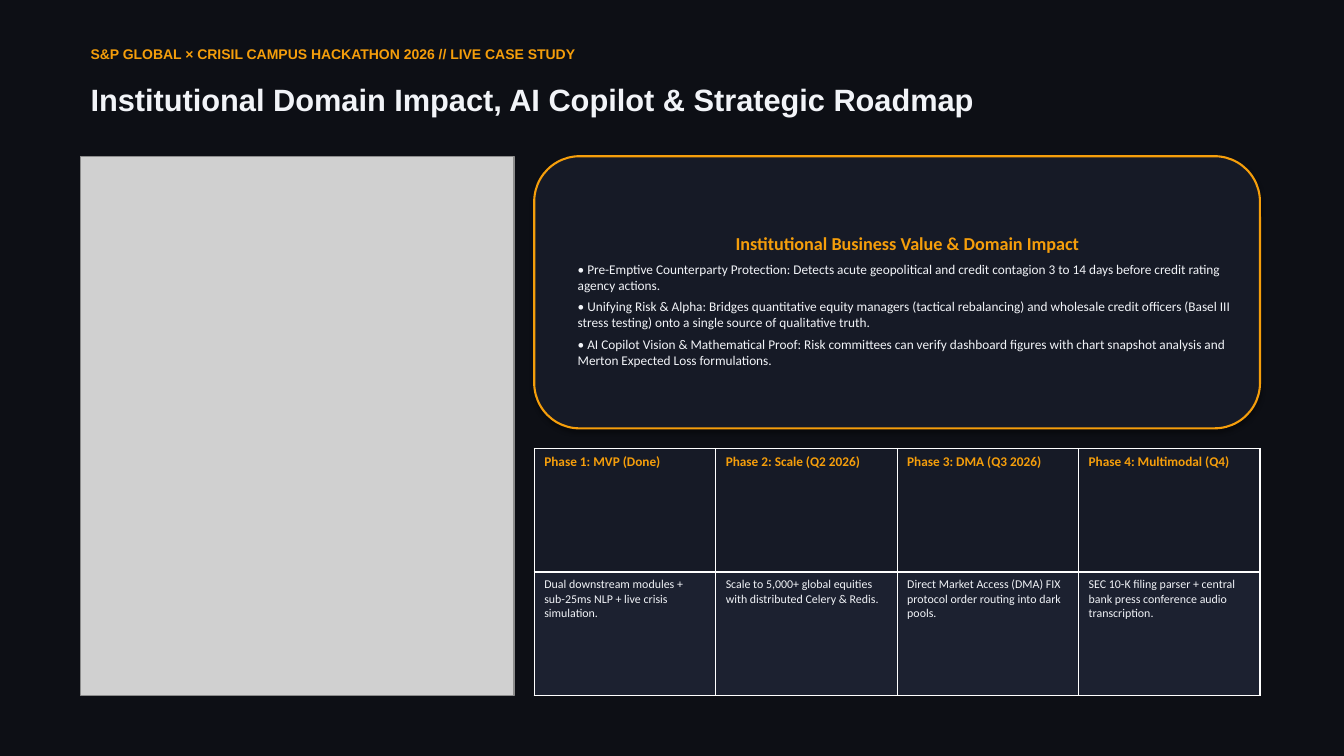
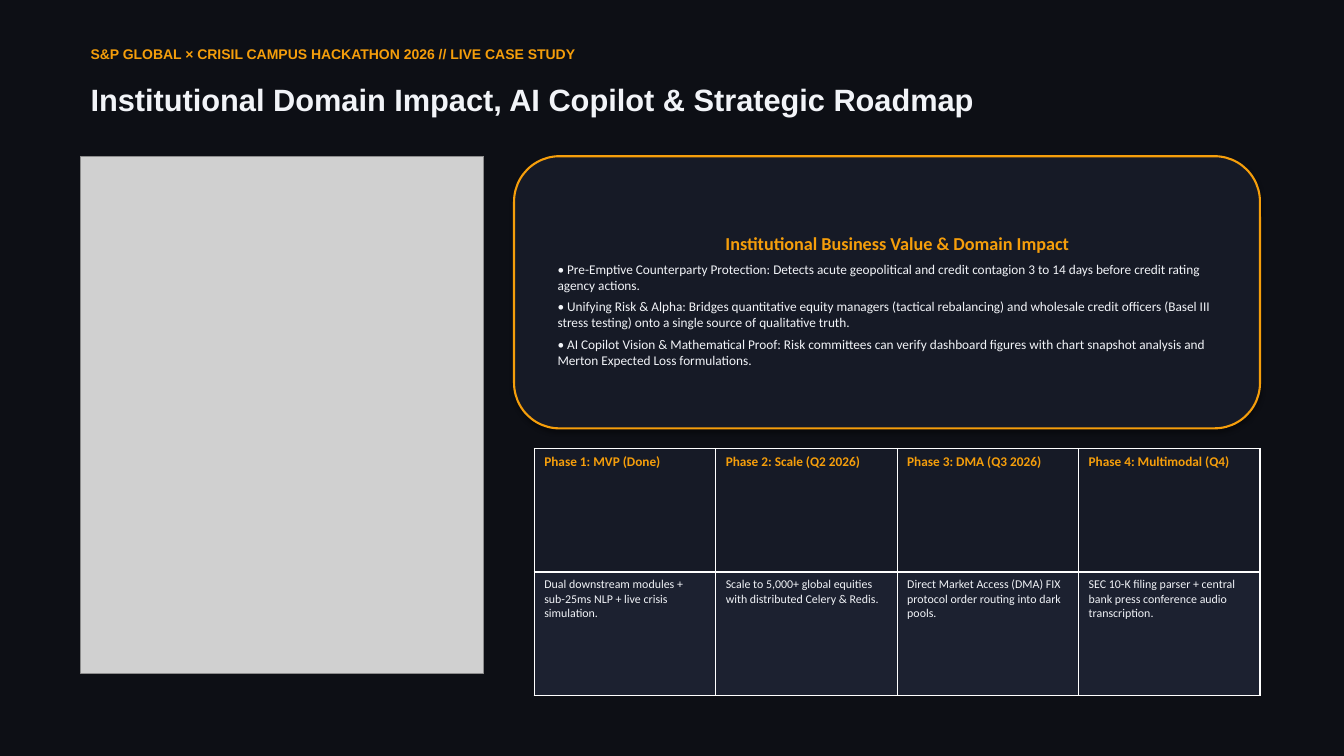
Before and after one commit to Vedant-Nalge/S-P-Crisil-Hackathon, a slide deck: slide 7 of docs/presentation.pptx. Drawn at 1344x756 pixels with LibreOffice and Linux fonts; fonts in the diff are those of the drawing; grey boxes stand for pictures. Boxes give left, top, right and bottom in pixels: in the first picture for what was removed or moved away, otherwise in the second. Text is boxed around its words. In the diff, an @@ line names an element or a change of style, - is before the commit and + after.

Commit message:
docs: add RiskPulse AI Copilot live screenshot to Slide 7 in PPTX and PDF decks

```diff
--- a/docs/presentation.pptx
+++ b/docs/presentation.pptx
@@ picture: place and size @@
-picture at (81, 156, 514, 696)
+picture at (81, 156, 484, 674)
@@ rounded rectangle "Institutional Business Value & Domain ...": place and size @@
-rounded rectangle "Institutional Business Value & Domain ..." at (534, 156, 1260, 429)
+rounded rectangle "Institutional Business Value & Domain ..." at (514, 156, 1260, 429)
```
Also in this commit, not shown: 5 other files.
